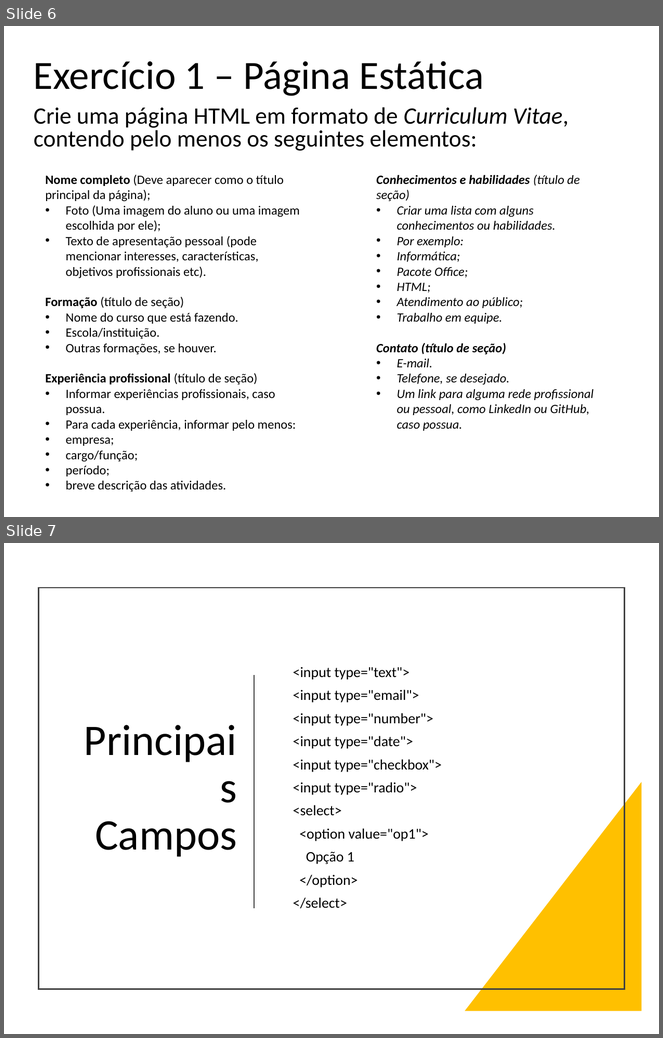
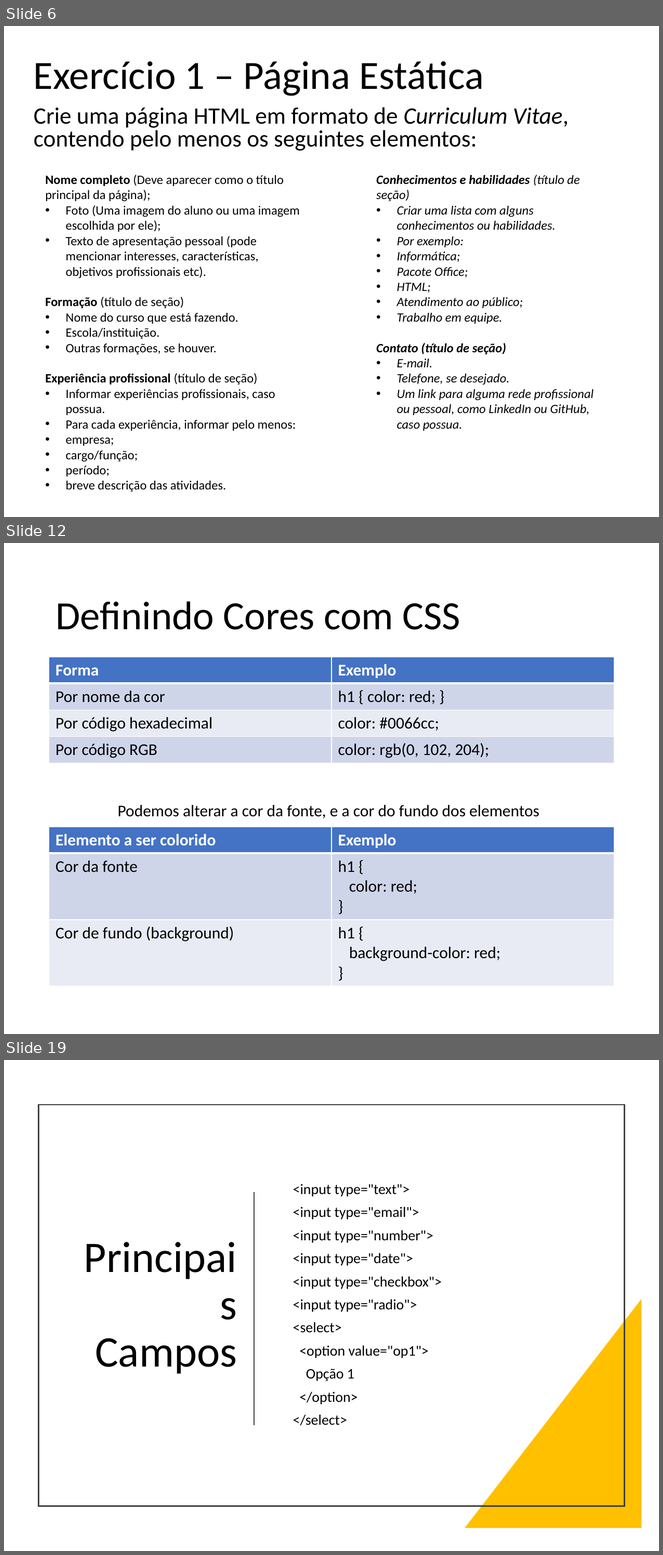
Before and after one commit to thiagospin/APLICWEBI, a slide deck: slides/HTML e CSS.pptx. Shown one above the other, each under a label of ours: slides 6 and 7 before the commit, slides 6, 12 and 19 after it; the slides between them are not shown. The pictures are 663x1038 and 663x1555 pixels, drawn with LibreOffice and Linux fonts; fonts in the diff are those of the drawing. Boxes give left, top, right and bottom in pixels: in the first picture for what was removed or moved away, otherwise in the second. Text is boxed around its words. In the diff, an @@ line names an element or a change of style, - is before the commit and + after.

```diff
--- a/slides/HTML e CSS.pptx
+++ b/slides/HTML e CSS.pptx
@@ slide 12 added at [4,543,659,1034], background #FFFFFF @@
@@ title added at [55,601,461,630], 44 pt, text #000000 @@
+Definindo Cores com CSS
@@ table added at [49,657,614,763], 4 rows, 2 columns @@
+Forma | Exemplo
+Por nome da cor | h1 { color: red; }
+Por código hexadecimal | color: #0066cc;
+Por código RGB | color: rgb(0, 102, 204);
@@ text added at [118,805,540,819], 18 pt, text #000000 @@
+Podemos alterar a cor da fonte, e a cor do fundo dos elementos
@@ table added at [49,827,614,984], 3 rows, 2 columns @@
+Elemento a ser colorido | Exemplo
+Cor da fonte | h1 { / color: red; / }
+Cor de fundo (background) | h1 { / background-color: red; / }
@@ what was slide 7 is now slide 19 @@
```
Also in this commit, not shown: 1 slide changed, 11 other slides added, 2 other files.
